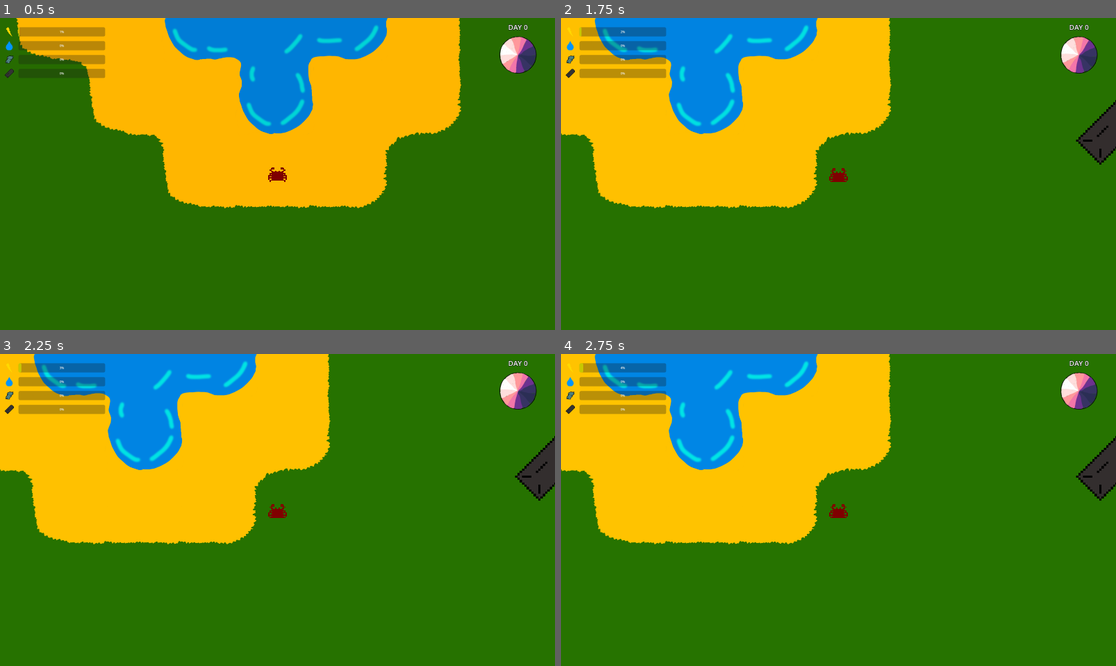
Above: before the commit, frames 1-4 (two rows, left to right).
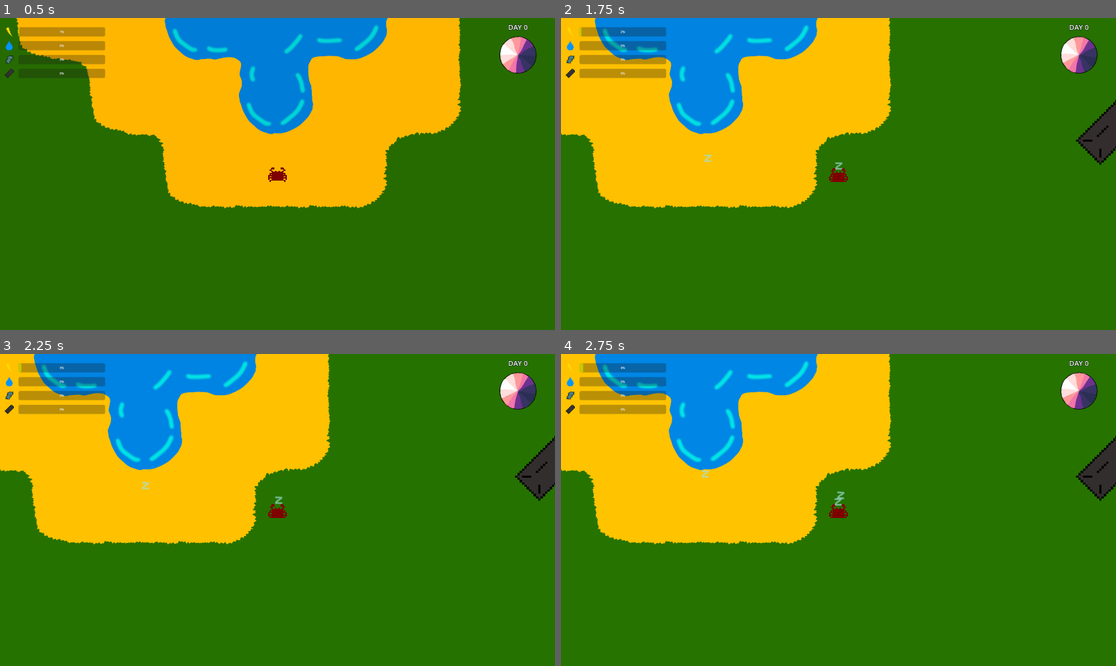
Above: after the commit, the same moments.

Repository: nporposoft/crabs-on-the-island
Game: Godot game, scene res://scenes/island_v1/island_v1.tscn
The game is run twice, just before and just after one commit, with the same random seed, the same clock (stepped at 60 frames per second) and the same inputs.
Inputs:
- Up to frame 1 (0.5 s): no input
- Up to frame 2 (1.75 s): hold D (move_right) 0.53-1.28 s; tap Shift (dodge) at 0.6 s; hold S (move_down) from 1.28 s (still down); tap F (harvest) at 1.35 s
- Up to frame 3 (2.25 s): release S (move_down) at 2.03 s; hold D (move_right) from 2.03 s (still down); tap Shift (dodge) at 2.1 s
- Up to frame 4 (2.75 s): keep holding D (move_right)

Frame 1 is identical in both runs. In frame 2, less than 0.1% of the frame differs, in the area x 25-51%, y 43-49%; in frame 3, less than 0.1%; in frame 4, less than 0.1%, in the area x 25-52%, y 37-49%.

Commit message:
added visual cue for battery powerdown

Diff:
--- /dev/null
+++ b/assets/Zs.tscn
@@ -0,0 +1,17 @@
+[gd_scene load_steps=2 format=3 uid="uid://ck3fg10c2vv46"]
+
+[ext_resource type="Texture2D" uid="uid://b8us6u54gwlg0" path="res://assets/Z.png" id="1_qy303"]
+
+[node name="Zs" type="CPUParticles2D"]
+amount = 2
+lifetime = 2.0
+speed_scale = 0.67
+texture = ExtResource("1_qy303")
+direction = Vector2(0, 1)
+spread = 180.0
+gravity = Vector2(0, -98)
+initial_velocity_min = 10.0
+initial_velocity_max = 20.0
+angular_velocity_min = -5.0
+angular_velocity_max = 5.0
+color = Color(0.627451, 1, 1, 0.627451)
--- a/crabs/Crab.gd
+++ b/crabs/Crab.gd
@@ -175,10 +175,12 @@
 	if !_has_state(States.SHUTDOWN_COOLDOWN) && _has_state(States.OUT_OF_BATTERY) && _carried_resources.battery_energy > 0:
 		_unset_state(States.OUT_OF_BATTERY)
 		$PowerOnSoundEffect.play()
+		$Zs.set_emitting(false)
 	elif _carried_resources.battery_energy == 0 && !_has_state(States.OUT_OF_BATTERY):
 		_set_state(States.OUT_OF_BATTERY)
 		_set_state(States.SHUTDOWN_COOLDOWN)
 		$PowerOffSoundEffect.play()
+		$Zs.set_emitting(true)
 		_one_shot_timer(shutdown_cooldown_seconds, func() -> void:
 			_unset_state(States.SHUTDOWN_COOLDOWN)
 		)
--- a/crabs/Crab.tscn
+++ b/crabs/Crab.tscn
@@ -1,9 +1,10 @@
-[gd_scene load_steps=21 format=3 uid="uid://ch3lyfrb4hms3"]
+[gd_scene load_steps=22 format=3 uid="uid://ch3lyfrb4hms3"]
 
 [ext_resource type="Script" path="res://crabs/Crab.gd" id="1_xe67b"]
 [ext_resource type="Texture2D" uid="uid://dkqevv6a7hwt5" path="res://assets/crab.png" id="2_5n7jq"]
 [ext_resource type="Script" path="res://crabs/CrabStatsDebug.gd" id="3_wxbeg"]
 [ext_resource type="AudioStream" uid="uid://droer2prtggda" path="res://assets/sfx/poweron2.wav" id="4_3pxvx"]
+[ext_resource type="PackedScene" uid="uid://ck3fg10c2vv46" path="res://assets/Zs.tscn" id="4_grhim"]
 [ext_resource type="AudioStream" uid="uid://qh5qcwmukbyf" path="res://assets/sfx/poweroff.wav" id="5_g3tvs"]
 [ext_resource type="AudioStream" uid="uid://bktiyb8rih1f2" path="res://assets/sfx/dash.wav" id="6_s5pfp"]
 [ext_resource type="AudioStream" uid="uid://mmp73kcler03" path="res://assets/sfx/step1.wav" id="7_e6rox"]
@@ -107,6 +108,11 @@
 scale_amount_min = 0.15
 scale_amount_max = 0.3
 
+[node name="Zs" parent="." instance=ExtResource("4_grhim")]
+position = Vector2(0, -28)
+emitting = false
+amount = 3
+
 [node name="CollisionShape2D" type="CollisionShape2D" parent="."]
 shape = SubResource("CircleShape2D_hx6oy")
 
Binary file added: assets/Z.png
Not shown, added: assets/Z.png.import
